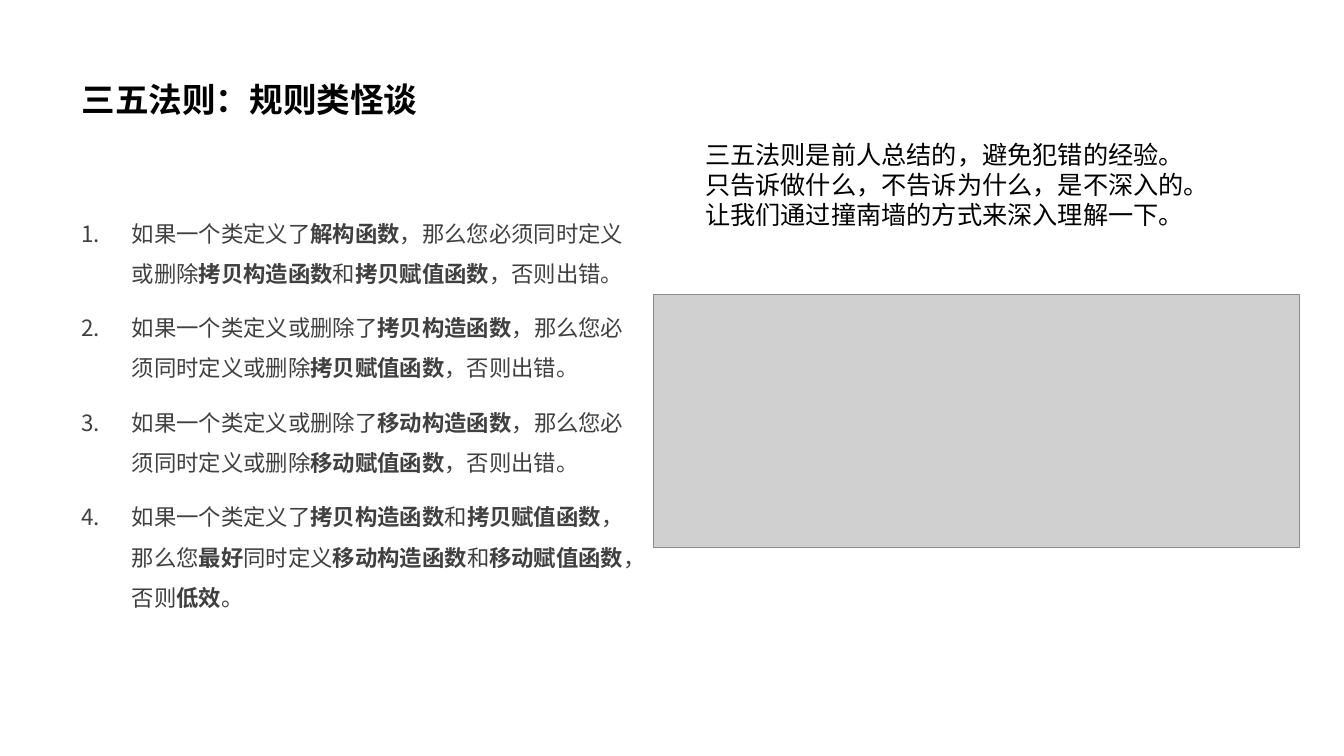
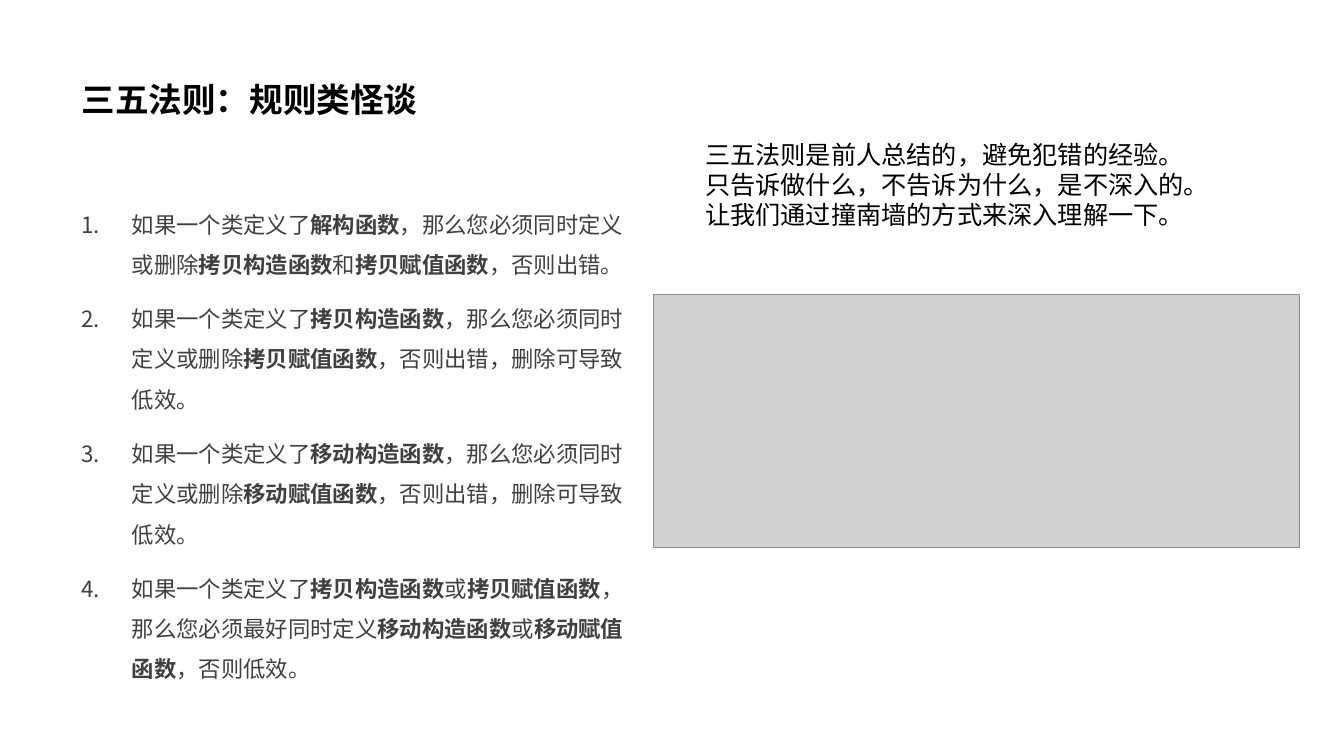
Before and after one commit to parallel101/course, a slide deck: slide 26 of 02/slides.pptx (slide 25 before the commit). Drawn at 1344x756 pixels with LibreOffice and Linux fonts; fonts in the diff are those of the drawing; grey boxes stand for pictures. Boxes give left, top, right and bottom in pixels: in the first picture for what was removed or moved away, otherwise in the second. Text is boxed around its words. In the diff, an @@ line names an element or a change of style, - is before the commit and + after.

```diff
--- a/02/slides.pptx
+++ b/02/slides.pptx
@@ text "如果一个类定义了解构函数，那么您必须同时定义或删除拷贝构造函数和拷贝赋值函数，否则出错。": place and size @@
-text "如果一个类定义了解构函数，那么您必须同时定义或删除拷贝构造函数和拷贝赋值函数，否则出错。" at <box>132,223,646,608</box>
+text "如果一个类定义了解构函数，那么您必须同时定义或删除拷贝构造函数和拷贝赋值函数，否则出错。" at <box>132,214,624,679</box>
@@ text at <box>132,308,624,679</box>: text changed @@
-2. 如果一个类定义或删除了拷贝构造函数，那么您必须同时定义或删除拷贝赋值函数，否则出错。
-3. 如果一个类定义或删除了移动构造函数，那么您必须同时定义或删除移动赋值函数，否则出错。
-4. 如果一个类定义了拷贝构造函数和拷贝赋值函数，那么您最好同时定义移动构造函数和移动赋值函数，否则低效。
+2. 如果一个类定义了拷贝构造函数，那么您必须同时定义或删除拷贝赋值函数，否则出错，删除可导致低效。
+3. 如果一个类定义了移动构造函数，那么您必须同时定义或删除移动赋值函数，否则出错，删除可导致低效。
+4. 如果一个类定义了拷贝构造函数或拷贝赋值函数，那么您必须最好同时定义移动构造函数或移动赋值函数，否则低效。
```
Also in this commit, not shown: 4 other slides changed, 2 slides added, 6 other files.
